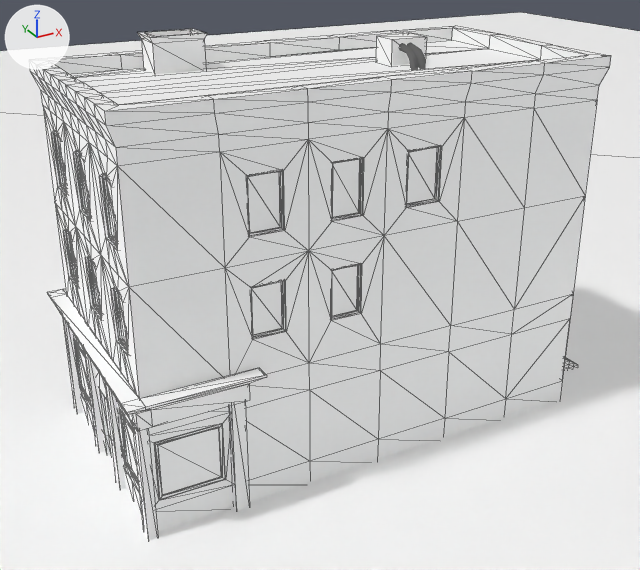
Before and after pictures for a commit that changed the glTF model building.glb.
Both versions are drawn from a 50 mm lens placed at (-6.64, -10.58, 5.77), pointed at (-1.15, -0.6, 0.79). Arrows for +X, +Y and +Z are at upper left; the lights stay in place. Mesh edges are drawn as thin lines. Where no turn or scale is listed for an object, it has been applied to the vertices.
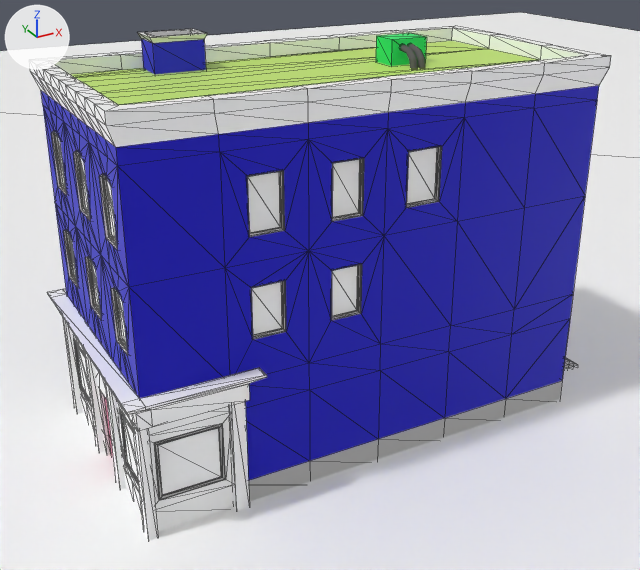
Patch to the scene script:
```diff
--- a/building.glb.py
+++ b/building.glb.py
@@ mat_brack @@
 mat_brack = principled_material('brack')
-mat_brack.base_color = (1.0, 1.0, 1.0)  # white #ffffff
-mat_brack.metallic = 1.0
-mat_brack.roughness = 1.0
+mat_brack.base_color = (0.0127, 0.0093, 0.8)  # blue #1e18e7
@@ mat_wf @@
 mat_wf = principled_material('wf')
-mat_wf.base_color = (1.0, 1.0, 1.0)  # white #ffffff
-mat_wf.metallic = 1.0
+mat_wf.base_color = (0.8, 0.8, 0.8)  # white #e7e7e7
 mat_wf.roughness = 1.0
@@ mat_top @@
 mat_top = principled_material('top')
-mat_top.base_color = (1.0, 1.0, 1.0)  # white #ffffff
+mat_top.base_color = (0.546, 0.8, 0.16)  # green #c3e76f
 mat_top.metallic = 1.0
-mat_top.roughness = 1.0
@@ mat_door2 @@
 mat_door2.base_color = (1.0, 1.0, 1.0)  # white #ffffff
-mat_door2.metallic = 1.0
-mat_door2.roughness = 1.0
@@ mat_ac @@
 mat_ac = principled_material('AC')
-mat_ac.base_color = (1.0, 1.0, 1.0)  # white #ffffff
-mat_ac.metallic = 1.0
-mat_ac.roughness = 1.0
+mat_ac.base_color = (0.00653, 0.8, 0.143)  # green #13e76a
```

Pixel boxes [x1, y1, x2, y2] of what changed, in the pictures (640 x 570 px):
'Cube', recoloured, surface changed (white to blue)
    both: [40, 26, 600, 537]
